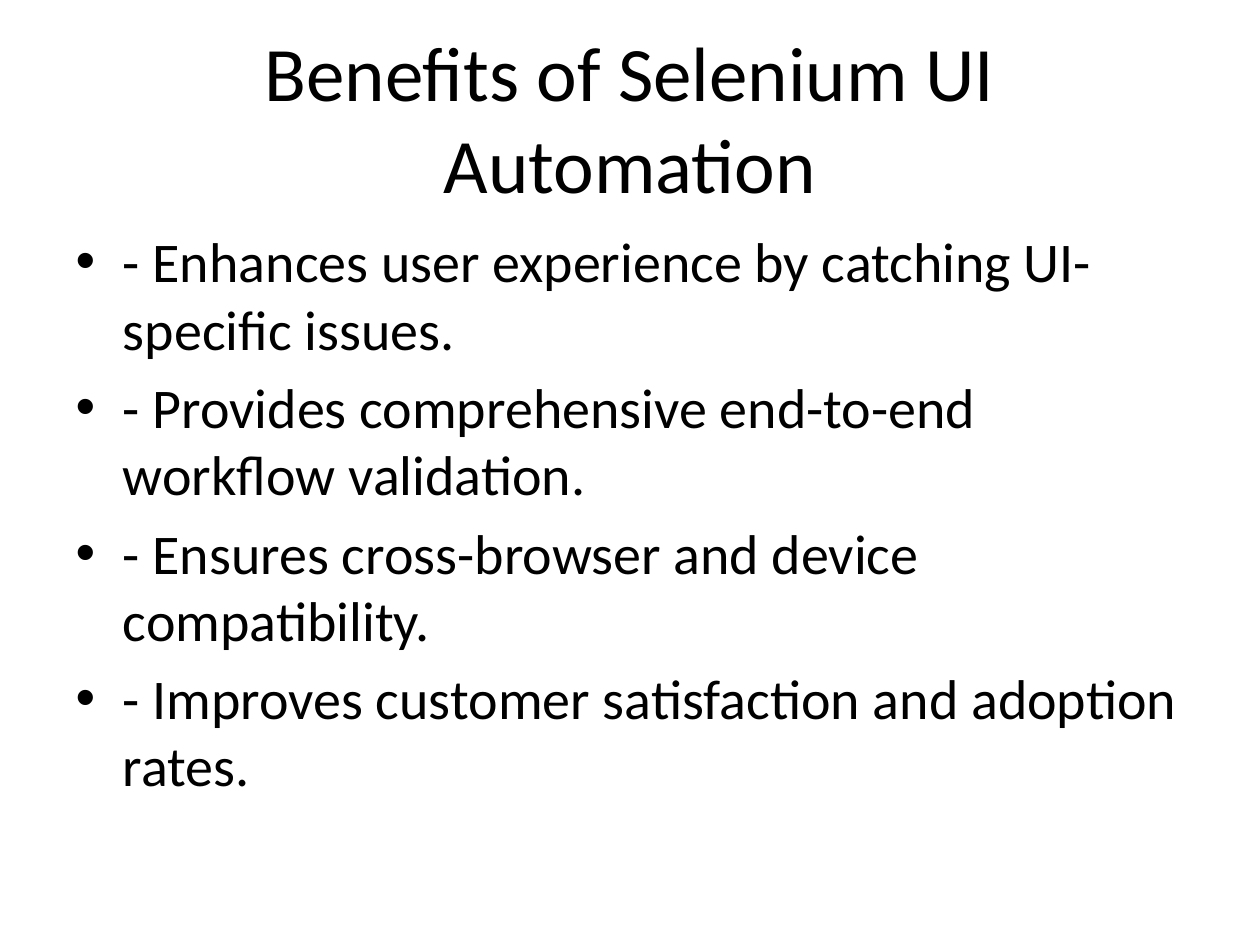
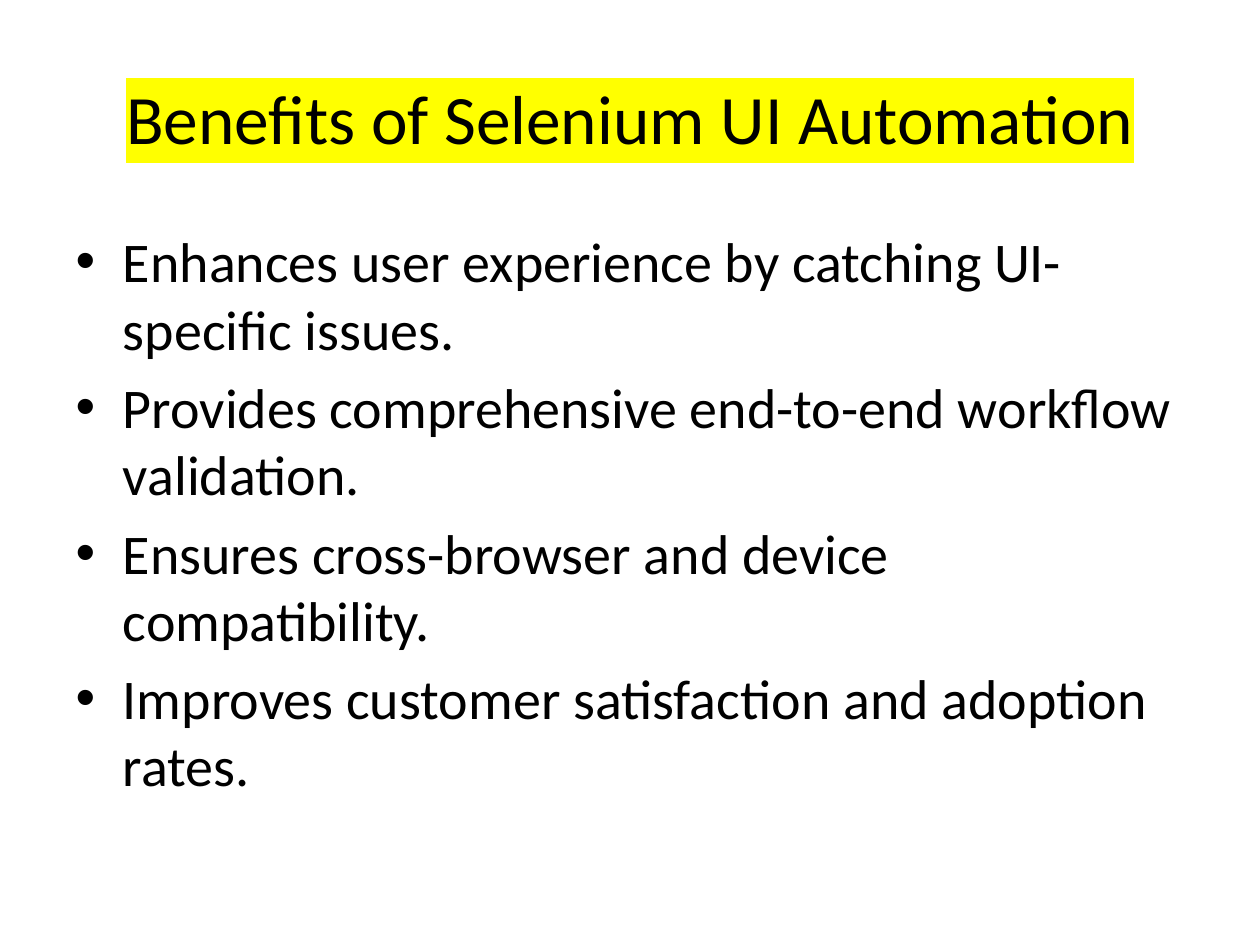
Before and after one commit to leelasan/Automation, a slide deck: slide 9 of Selenium_vs_FAST_Automation.pptx (slide 8 before the commit). Drawn at 1260x945 pixels with LibreOffice and Linux fonts; fonts in the diff are those of the drawing. Boxes give left, top, right and bottom in pixels: in the first picture for what was removed or moved away, otherwise in the second. Text is boxed around its words. In the diff, an @@ line names an element or a change of style, - is before the commit and + after.

```diff
--- a/Selenium_vs_FAST_Automation.pptx
+++ b/Selenium_vs_FAST_Automation.pptx
@@ title "Benefits of Selenium UI Automation" at (x1=126, y1=96, x2=1133, y2=145): size 44 to 39.6 pt, highlight none to #FFFF00 @@
@@ text at (x1=123, y1=243, x2=1171, y2=787): text changed @@
-• - Enhances user experience by catching UI-specific issues.
-• - Provides comprehensive end-to-end workflow validation.
-• - Ensures cross-browser and device compatibility.
-• - Improves customer satisfaction and adoption rates.
+• Enhances user experience by catching UI-specific issues.
+• Provides comprehensive end-to-end workflow validation.
+• Ensures cross-browser and device compatibility.
+• Improves customer satisfaction and adoption rates.
```
Also in this commit, not shown: 8 other slides changed, 2 slides added, 2 other files.
